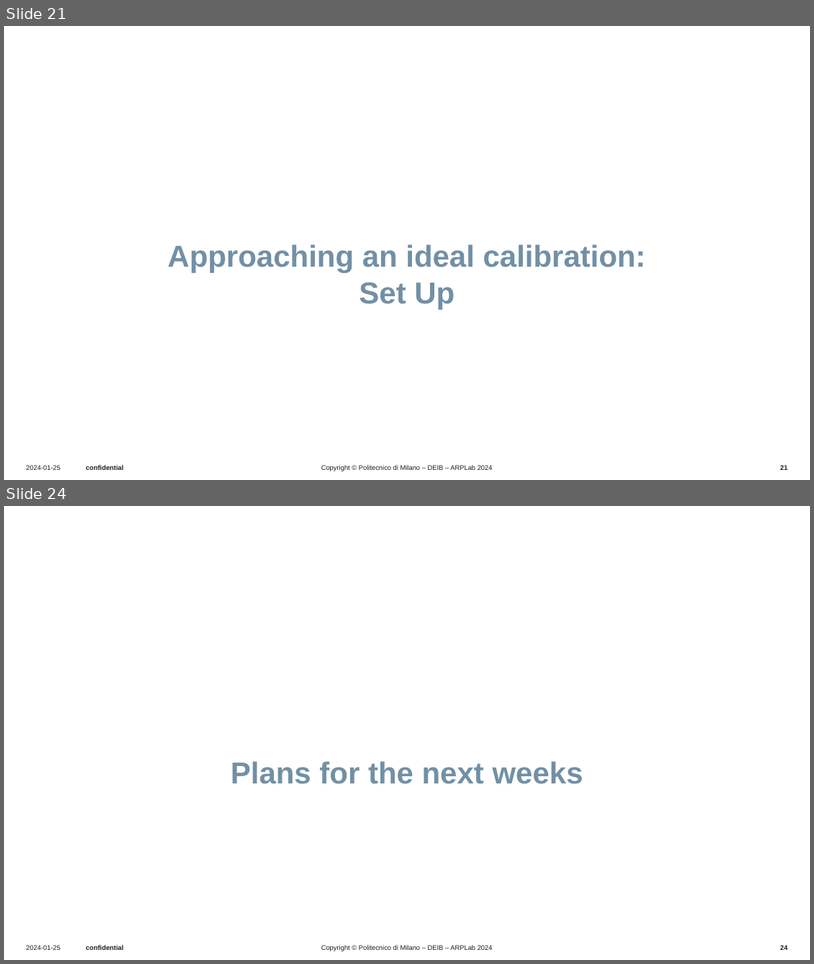
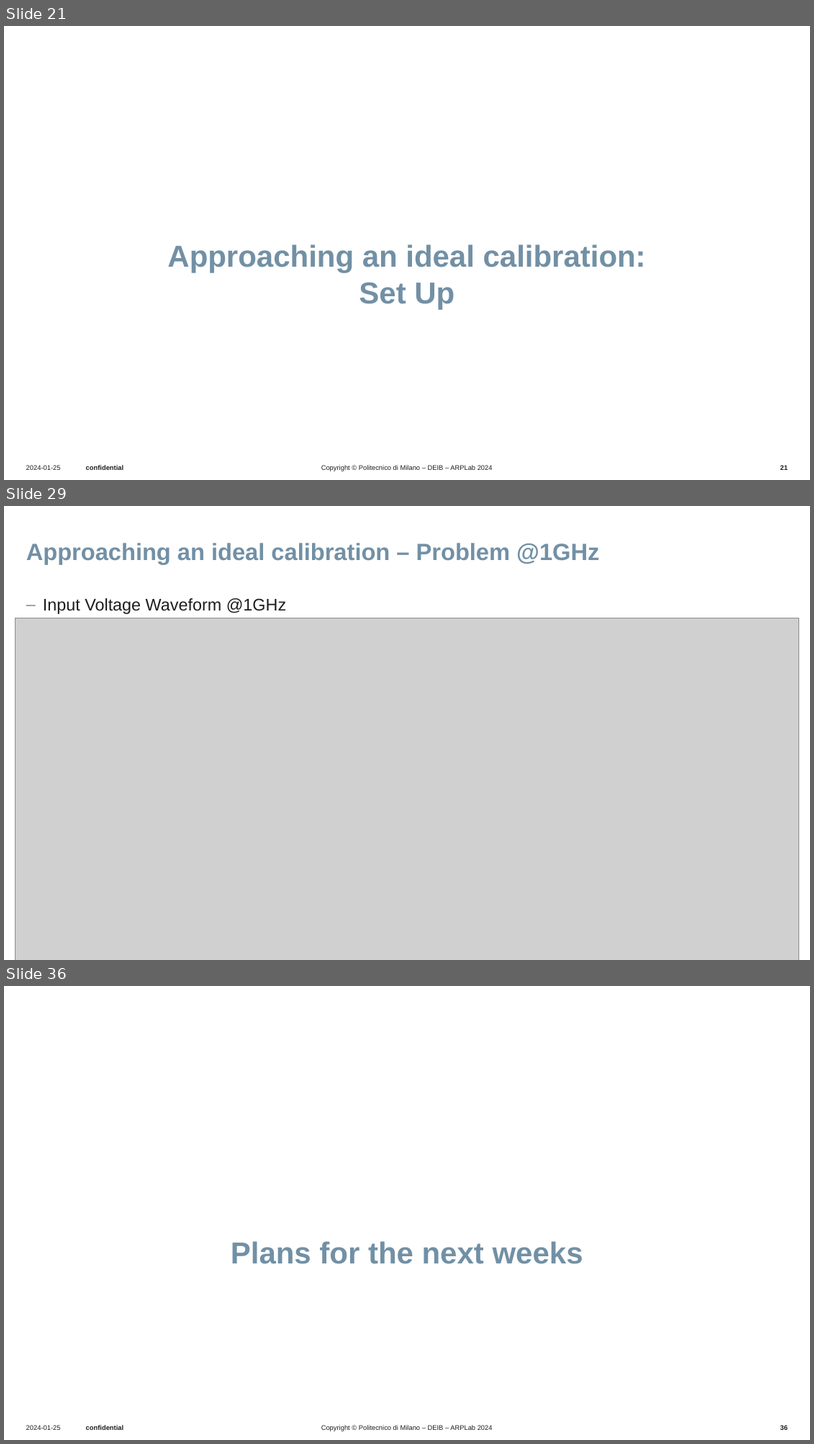
Before and after one commit to UseProxy305/thesisWork, a slide deck: Presentations/presentation5_4_sep/20250904_bi.pptx. Shown one above the other, each under a label of ours: slides 21 and 24 before the commit, slides 21, 29 and 36 after it; the slides between them are not shown. The pictures are 814x964 and 814x1444 pixels, drawn with LibreOffice and Linux fonts; fonts in the diff are those of the drawing; grey boxes stand for pictures; background and template pictures are left out. Boxes give left, top, right and bottom in pixels: in the first picture for what was removed or moved away, otherwise in the second. Text is boxed around its words. In the diff, an @@ line names an element or a change of style, - is before the commit and + after.

```diff
--- a/Presentations/presentation5_4_sep/20250904_bi.pptx
+++ b/Presentations/presentation5_4_sep/20250904_bi.pptx
@@ slide 29 added at [4,506,810,960], background #FFFFFF; not listed: 4 template elements that a slide beside it also shows @@
@@ title added at [26,543,599,564], 28 pt, text #7290A5, bold @@
+Approaching an ideal calibration – Problem @1GHz
@@ text added at [43,598,286,614], 20 pt, text #1D1D1D @@
+‒ Input Voltage Waveform @1GHz
@@ picture added at [15,618,800,960] @@
@@ what was slide 24 is now slide 36 @@
@@ page number at [781,1424,788,1431]: text changed @@
-24
+36
```
Also in this commit, not shown: 3 slides changed, 11 other slides added, 9 other files.
